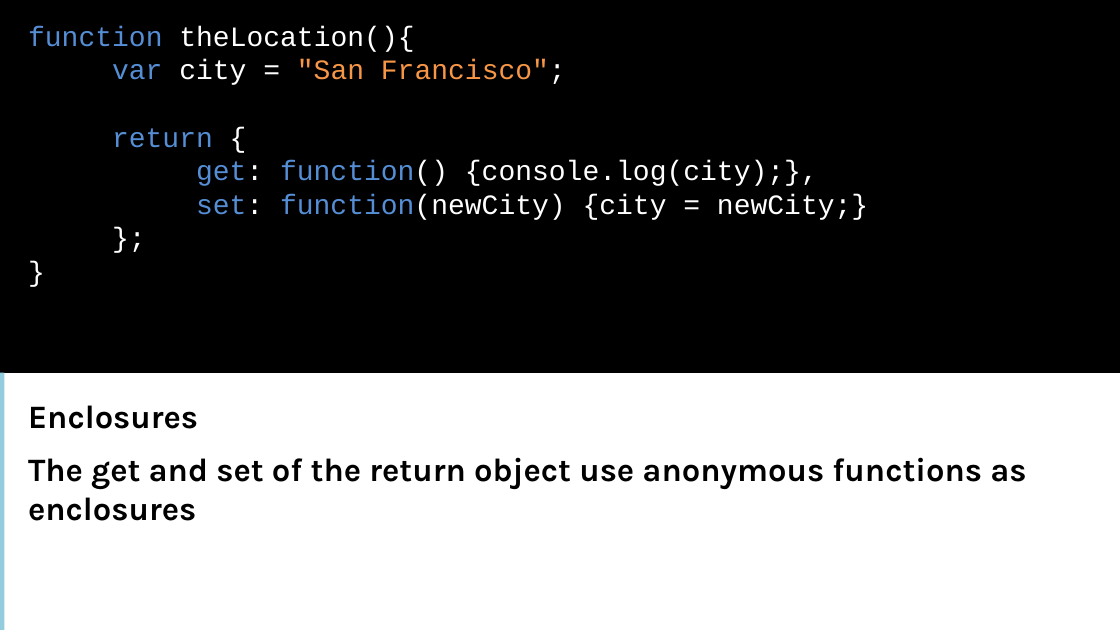
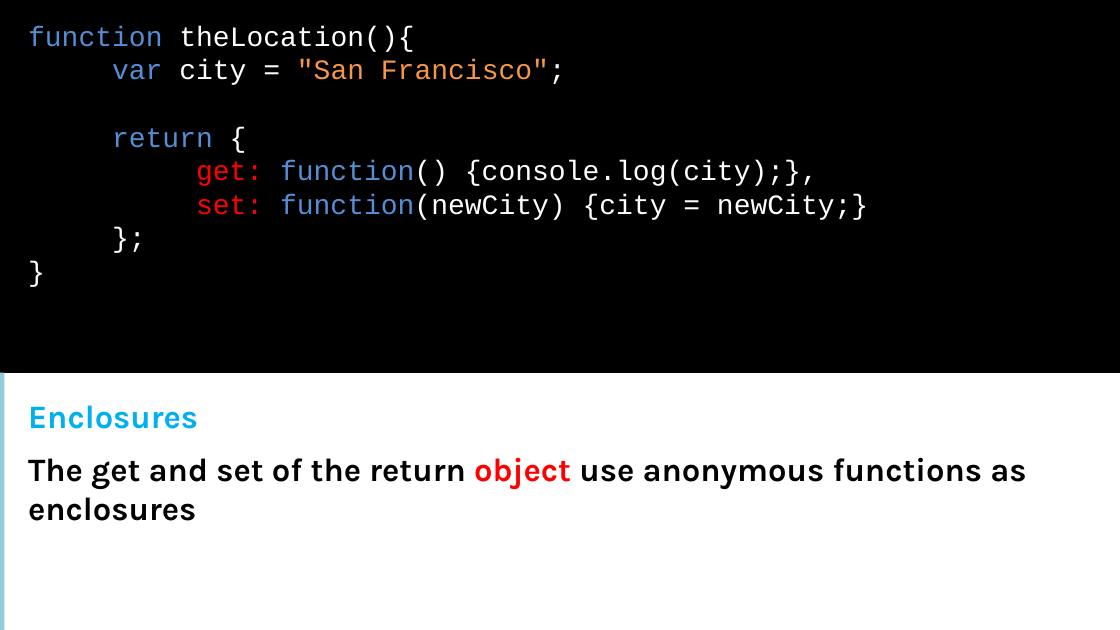
Before and after one commit to xgqfrms/MVA, a slide deck: slide 31 of 01面向有经验开发人员的 JavaScript 课程/MVA resource/01.pptx. Drawn at 1120x630 pixels with LibreOffice and Linux fonts; fonts in the diff are those of the drawing. Boxes give left, top, right and bottom in pixels: in the first picture for what was removed or moved away, otherwise in the second. Text is boxed around its words. In the diff, an @@ line names an element or a change of style, - is before the commit and + after.

```diff
--- a/01面向有经验开发人员的 JavaScript 课程/MVA resource/01.pptx
+++ b/01面向有经验开发人员的 JavaScript 课程/MVA resource/01.pptx
@@ text at (196,160,868,220): text colour #558ED5 to #FF0000, text colour #FFFFFF to #FF0000 in "get:", "set:" @@
@@ text "Enclosures" at (28,405,1026,521): text colour #000000 to #00B0F0 in "Enclosures"; text colour #000000 to #FF0000 in "object" @@
```
Also in this commit, not shown: 19 other slides changed, 2 other files.
